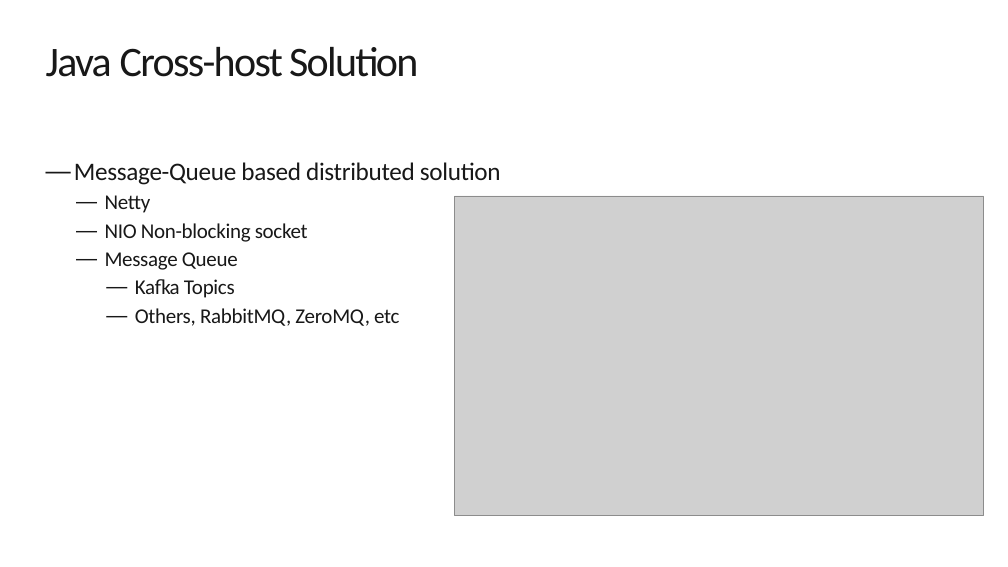
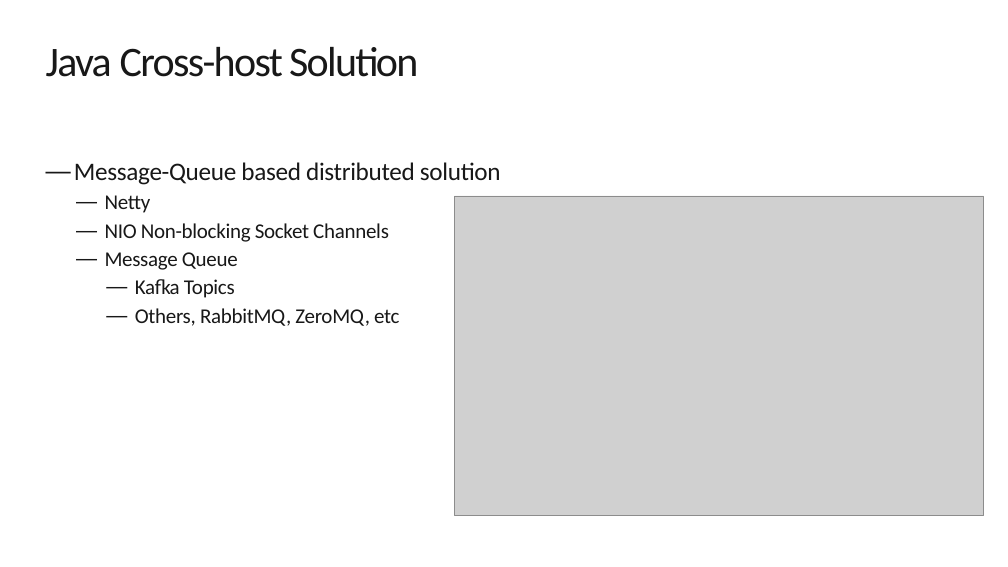
Before and after one commit to exiaoqu/ProducerConsumerProblemInJava, a slide deck: slide 3 of Producer and Consumer in Java - Advanced Topic.pptx. Drawn at 1008x567 pixels with LibreOffice and Linux fonts; fonts in the diff are those of the drawing; grey boxes stand for pictures; background and template pictures are left out. Boxes give left, top, right and bottom in pixels: in the first picture for what was removed or moved away, otherwise in the second. Text is boxed around its words. In the diff, an @@ line names an element or a change of style, - is before the commit and + after.

```diff
--- a/Producer and Consumer in Java - Advanced Topic.pptx
+++ b/Producer and Consumer in Java - Advanced Topic.pptx
@@ text at [105, 223, 389, 242]: text changed @@
-  — NIO Non-blocking socket
+  — NIO Non-blocking Socket Channels
```
Also in this commit, not shown: 2 other slides changed, 1 slide removed, 1 other file.
